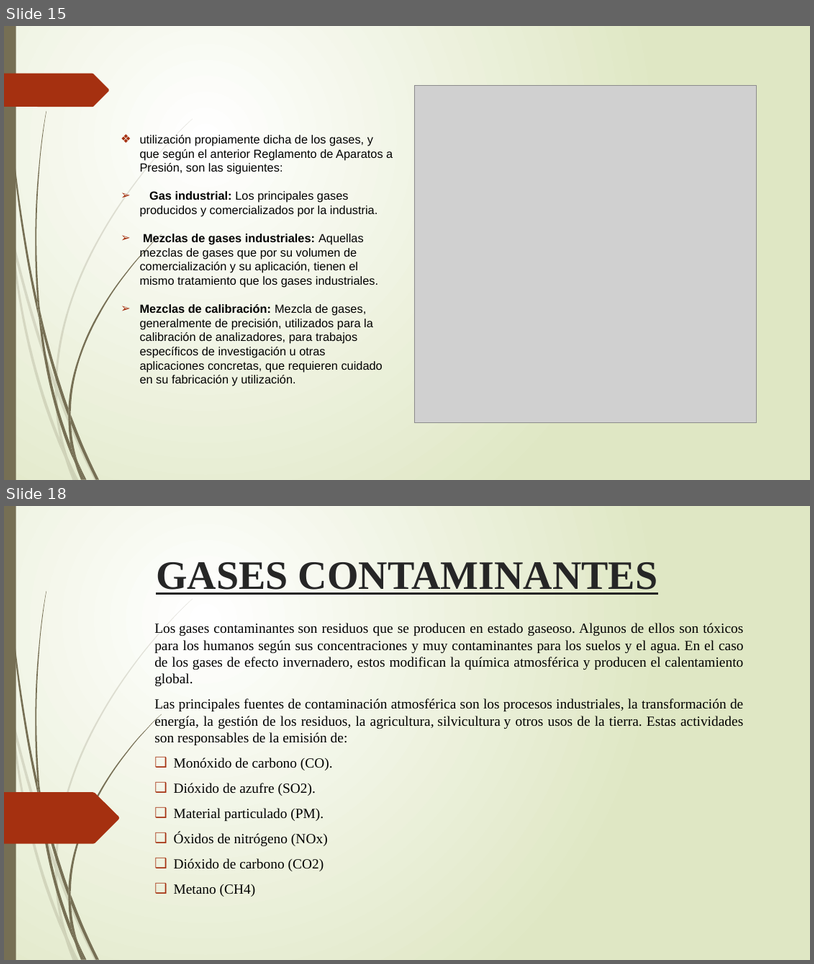
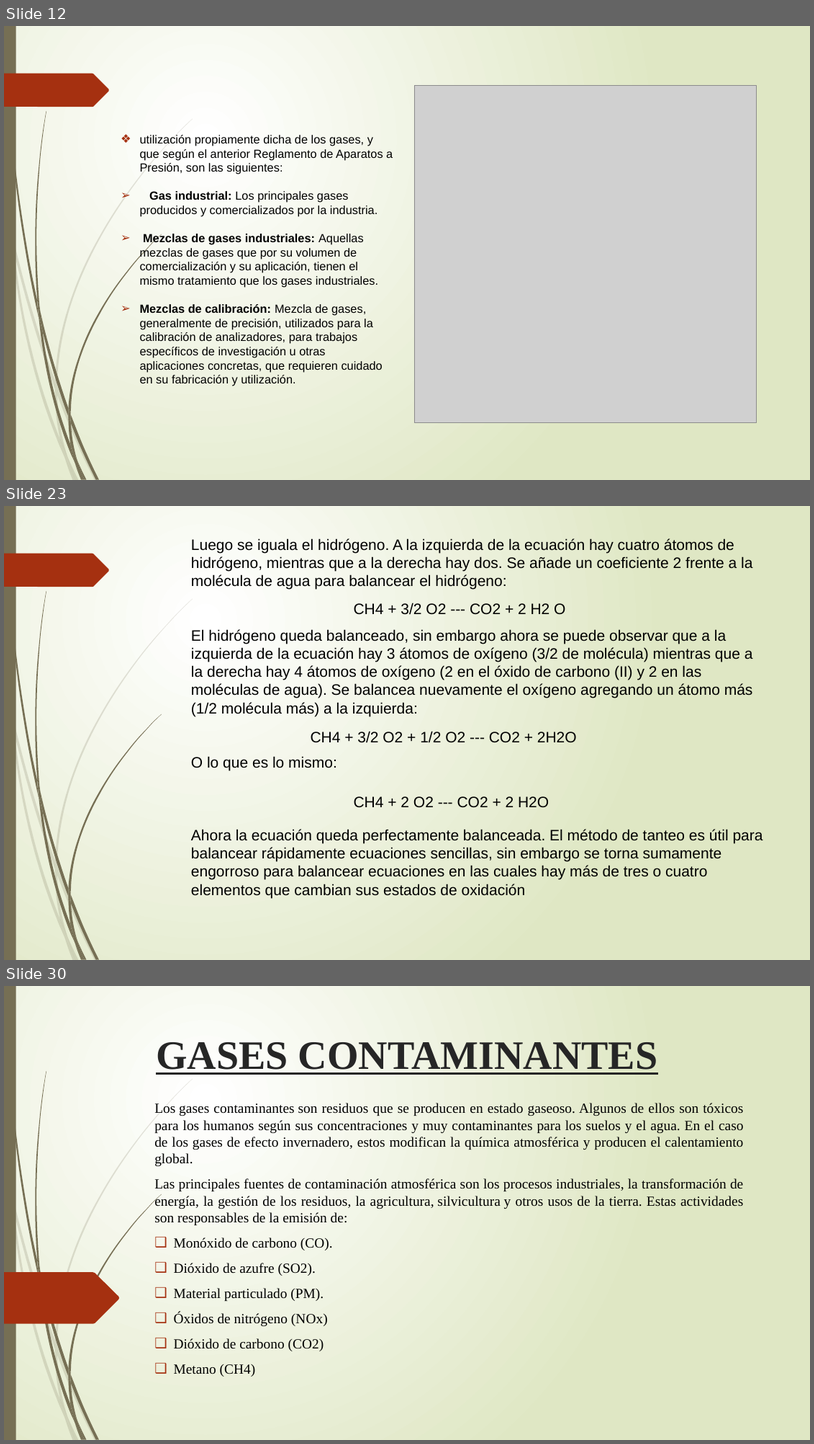
Before and after one commit to IvanRivera771/Documentos-GIT, a slide deck: Trabajo de Investigación Gases.pptx. Shown one above the other, each under a label of ours: slides 15 and 18 before the commit, slides 12, 23 and 30 after it; the slides between them are not shown. The pictures are 814x964 and 814x1444 pixels, drawn with LibreOffice and Linux fonts; fonts in the diff are those of the drawing; grey boxes stand for pictures. Boxes give left, top, right and bottom in pixels: in the first picture for what was removed or moved away, otherwise in the second. Text is boxed around its words. In the diff, an @@ line names an element or a change of style, - is before the commit and + after.

```diff
--- a/Trabajo de Investigación Gases.pptx
+++ b/Trabajo de Investigación Gases.pptx
@@ slide 23 added at box(4, 506, 810, 960), background gradient #FFFFFF to #DFE8C4; not listed: 24 template elements that a slide beside it also shows @@
@@ title added at box(191, 538, 764, 898), 18 pt, text #000000 @@
+Luego se iguala el hidrógeno. A la izquierda de la ecuación hay cuatro átomos de hidrógeno, mientras que a la derecha hay dos. Se añade un coeficiente 2 frente a la molécula de agua para balancear el hidrógeno:
+El hidrógeno queda balanceado, sin embargo ahora se puede observar que a la izquierda de la ecuación hay 3 átomos de oxígeno (3/2 de molécula) mientras que a la derecha hay 4 átomos de oxígeno (2 en el óxido de carbono (II) y 2 en las moléculas de agua). Se balancea nuevamente el oxígeno agregando un átomo más (1/2 molécula más) a la izquierda:
+O lo que es lo mismo:
+Ahora la ecuación queda perfectamente balanceada. El método de tanteo es útil para balancear rápidamente ecuaciones sencillas, sin embargo se torna sumamente engorroso para balancear ecuaciones en las cuales hay más de tres o cuatro elementos que cambian sus estados de oxidación
@@ text added at box(354, 602, 566, 615), 18 pt, text #000000 @@
+CH4 + 3/2 O2 --- CO2 + 2 H2 O
@@ text added at box(311, 731, 577, 743), 18 pt, text #000000 @@
+CH4 + 3/2 O2 + 1/2 O2 --- CO2 + 2H2O
@@ text added at box(354, 796, 549, 808), 18 pt, text #000000 @@
+CH4 + 2 O2 --- CO2 + 2 H2O
@@ what was slide 15 is now slide 12 @@
@@ what was slide 18 is now slide 30 @@
```
Also in this commit, not shown: 3 slides changed, 18 other slides added, 6 slides removed, 1 other file.
